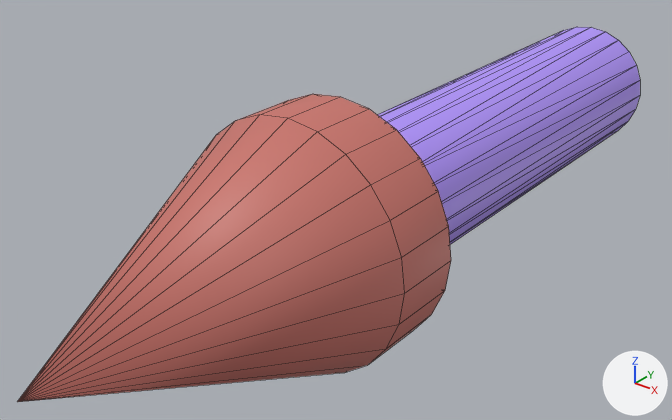
Before and after pictures for a commit that changed the FBX model SM64 ROM Manager/bin/Debug/Data/Area Editor/Models/Direction Arrow.fbx.
The view is the same before and after, from a 50 mm camera at (0.0139, -0.03254, 0.01117) aimed at (-0.00115, -0.01373, -0.0005). Lighting does not change. The marker at lower right points along +X, +Y and +Z. Mesh edges are drawn as thin lines. Where no turn or scale is listed for an object, it has been applied to the vertices. Vertices at the same position are counted once.
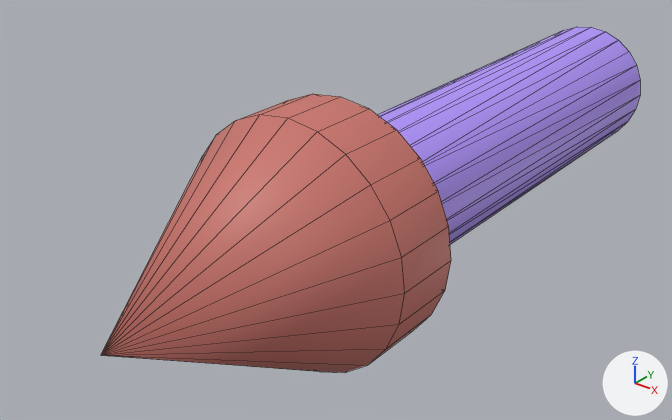
Commit message: update direction arrow again

What differs and where, as boxes [x1, y1, x2, y2] in the pictures (672 x 420 px; the box of a moved part takes in the faces that stretch with it):
```json
{"object": "Mesh1", "change": "reshaped", "before": [18, 27, 640, 402], "after": [101, 27, 640, 373], "on screen": "13% narrower, 8% shorter"}
{"part": 1, "of": "me_mesh", "change": "moved or reshaped", "before": [18, 115, 397, 402], "after": [101, 115, 397, 373]}
```

The change, as JSON lines over the scene's bpy script:
```json
{"block": "me_mesh", "where": "me_mesh.from_pydata(...)  # 97 vertices, 145 faces; spans x -0.0035..0.0035, y -0.025..0.0, z -0.0035..0.0035"}
{"block": "me_mesh", "where": "# used by ob_mesh1; location = (0.0, 0.0, 0.0)"}
{"block": "me_mesh", "change": "me_mesh part 1"}
{"op": "set", "path": "me_mesh.vertices[25].co", "old": "(0.0, -0.025, 0.0)", "new": "(0.0, -0.023, 0.0)", "note": "pixel (17, 401) -> pixel (100, 355)"}
```
